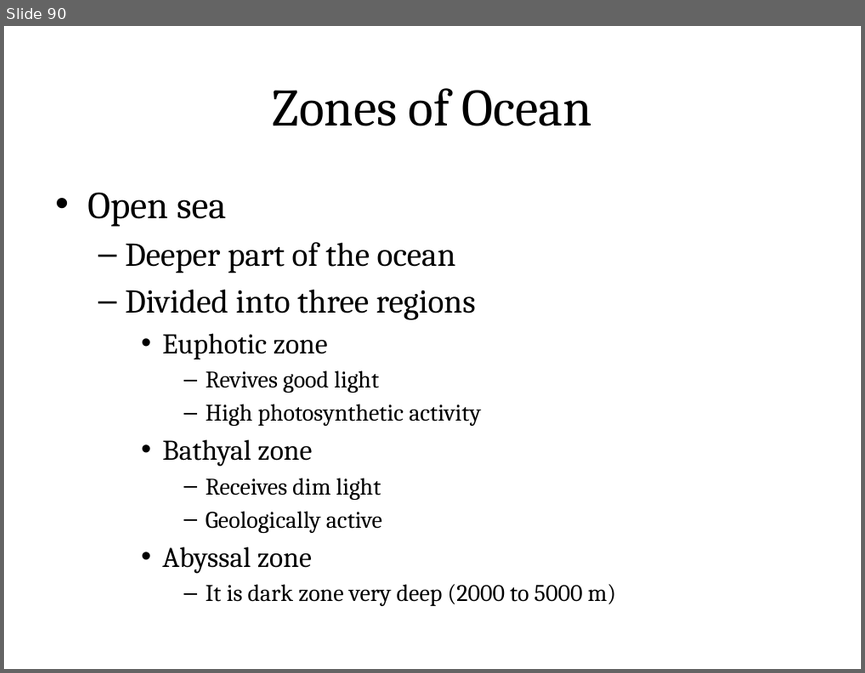
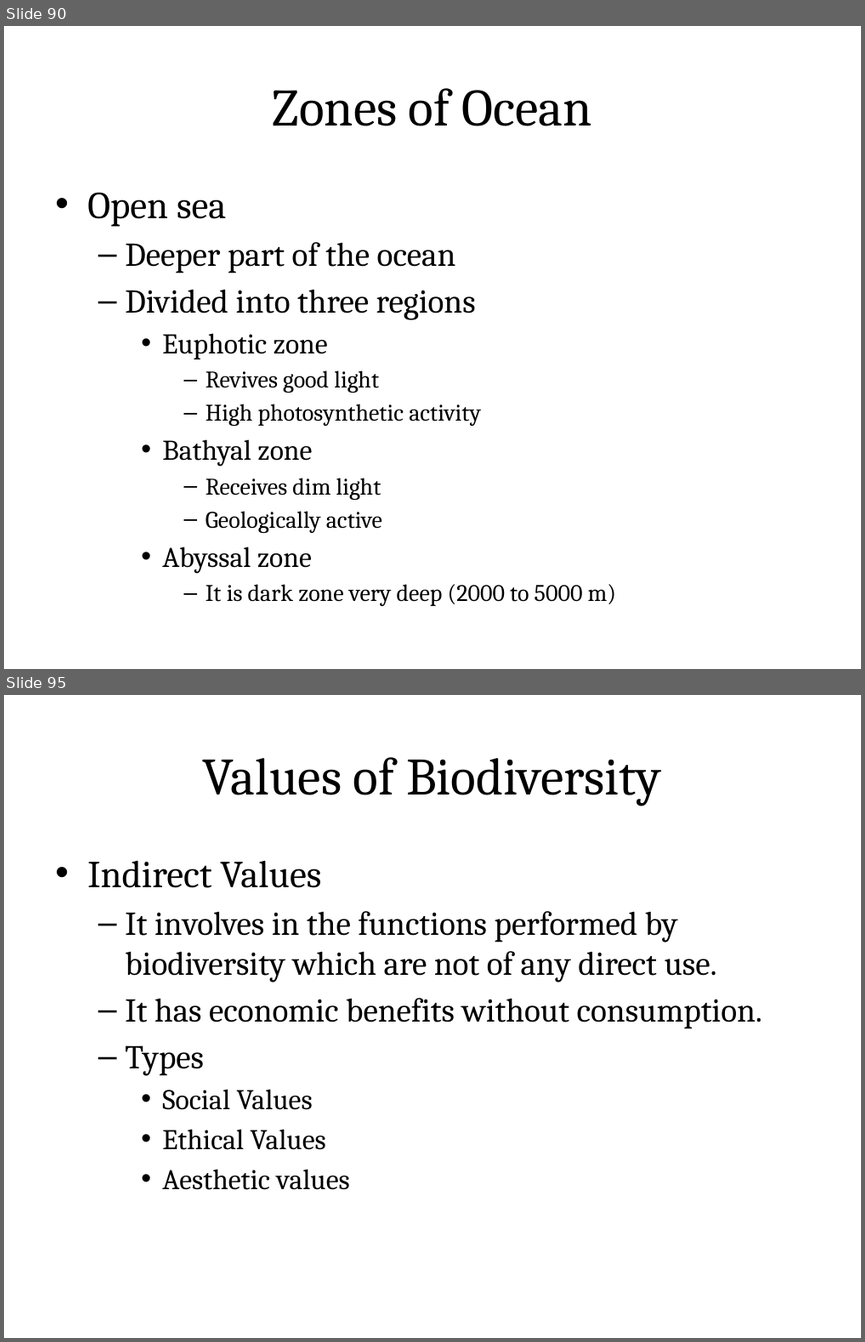
Before and after one commit to rajasekaran36/GE8291-Environmental-Science-and-Engineering, a slide deck: Slides/GE8291-U1.pptx. Shown one above the other, each under a label of ours: slide 90 before the commit, slides 90 and 95 after it; the slides between them are not shown. The pictures are 865x673 and 865x1342 pixels, drawn with LibreOffice and Linux fonts; fonts in the diff are those of the drawing. Boxes give left, top, right and bottom in pixels: in the first picture for what was removed or moved away, otherwise in the second. Text is boxed around its words. In the diff, an @@ line names an element or a change of style, - is before the commit and + after.

```diff
--- a/Slides/GE8291-U1.pptx
+++ b/Slides/GE8291-U1.pptx
@@ slide 95 added at [4, 695, 861, 1338], background #FFFFFF @@
@@ title added at [46, 721, 818, 828], fill gradient #DAFDA7 to #E4FCC2 to #F5FFE7, outline #98B955 0.75 pt, 44 pt, text #000000 @@
+Values of Biodiversity
@@ text added at [87, 861, 762, 1190], 28 pt, text #000000 @@
+• Indirect Values
+  – It involves in the functions performed by biodiversity which are not of any direct use.
+  – It has economic benefits without consumption.
+  – Types
+    • Social Values
+    • Ethical Values
+    • Aesthetic values
```
Also in this commit, not shown: 16 other slides added, 1 other file.
